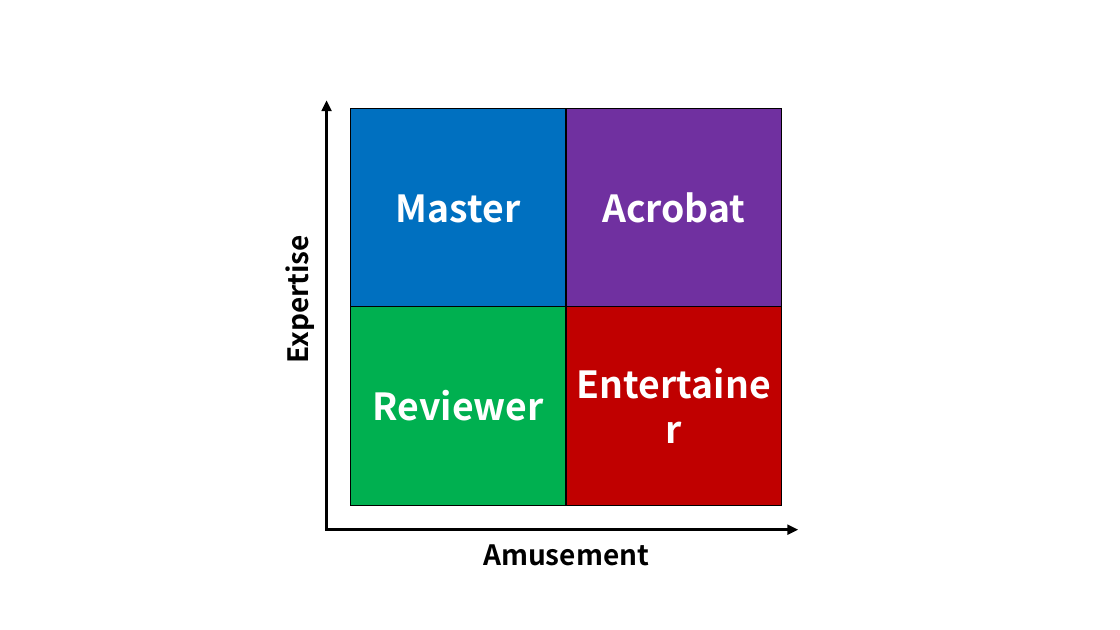
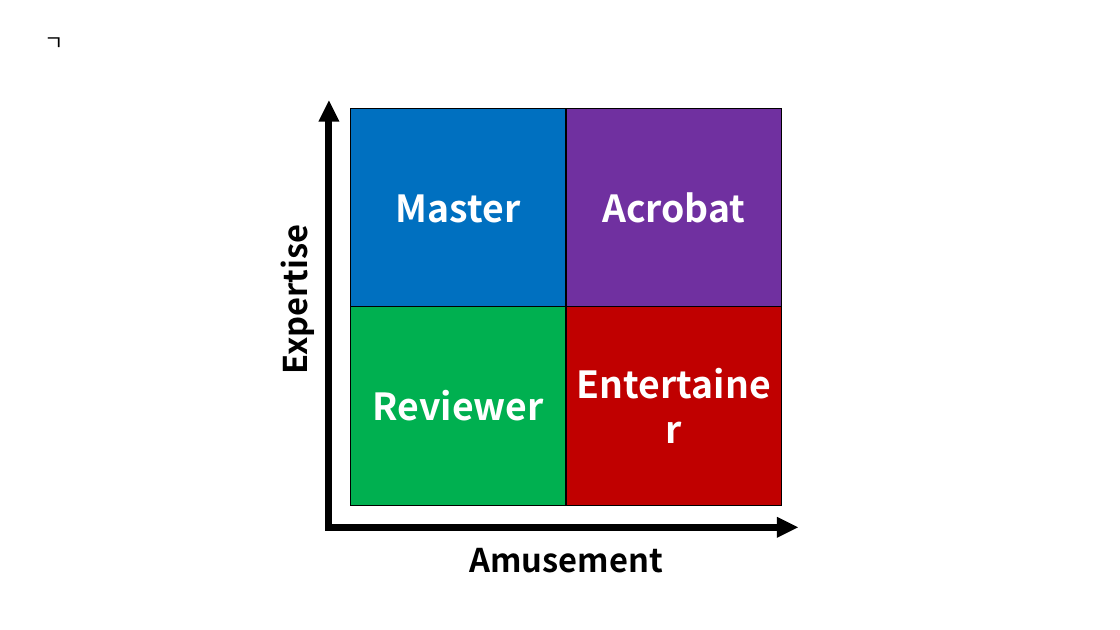
Before and after one commit to Bumizi/Thesis, a slide deck: slide 3 of 안치본/3. 논문 작성/사진자료/그림과표_김영범.pptx. Drawn at 1120x630 pixels with LibreOffice and Linux fonts; fonts in the diff are those of the drawing. Boxes give left, top, right and bottom in pixels: in the first picture for what was removed or moved away, otherwise in the second. Text is boxed around its words. In the diff, an @@ line names an element or a change of style, - is before the commit and + after.

```diff
--- a/안치본/3. 논문 작성/사진자료/그림과표_김영범.pptx
+++ b/안치본/3. 논문 작성/사진자료/그림과표_김영범.pptx
@@ text added at <box>44,37,63,47</box>, 18 pt, text #000000 @@
+ㄱ
@@ arrow (329, 531) - (329, 101): stroke #000000 3 pt to #000000 6 pt @@
@@ text "Expertise" at <box>270,239,317,369</box>: size 24 to 28 pt @@
@@ arrow (329, 528) - (798, 528): stroke #000000 3 pt to #000000 6 pt @@
@@ text "Amusement" at <box>469,547,662,573</box>: size 24 to 28 pt @@
```
Also in this commit, not shown: 3 other slides changed, 9 other files.
